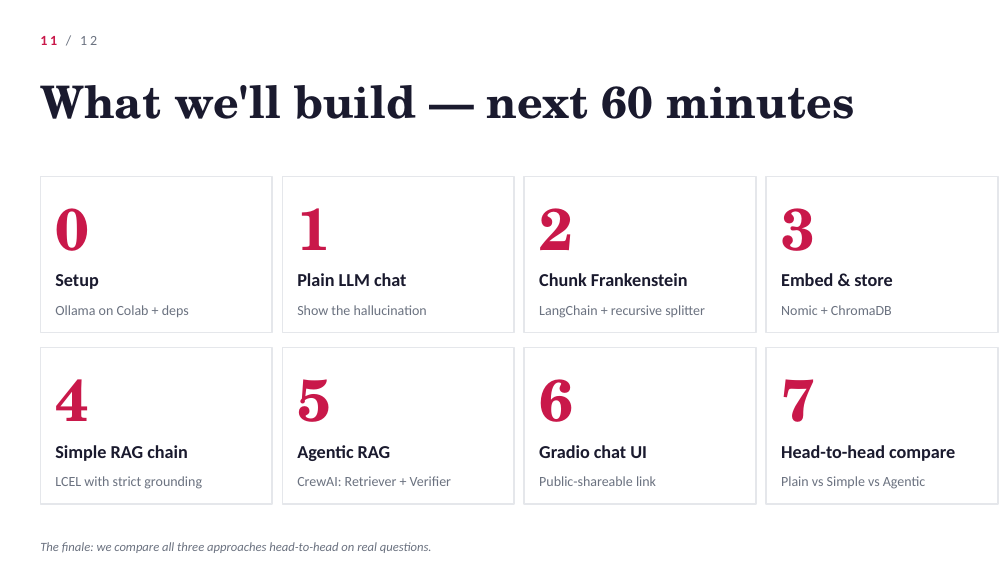
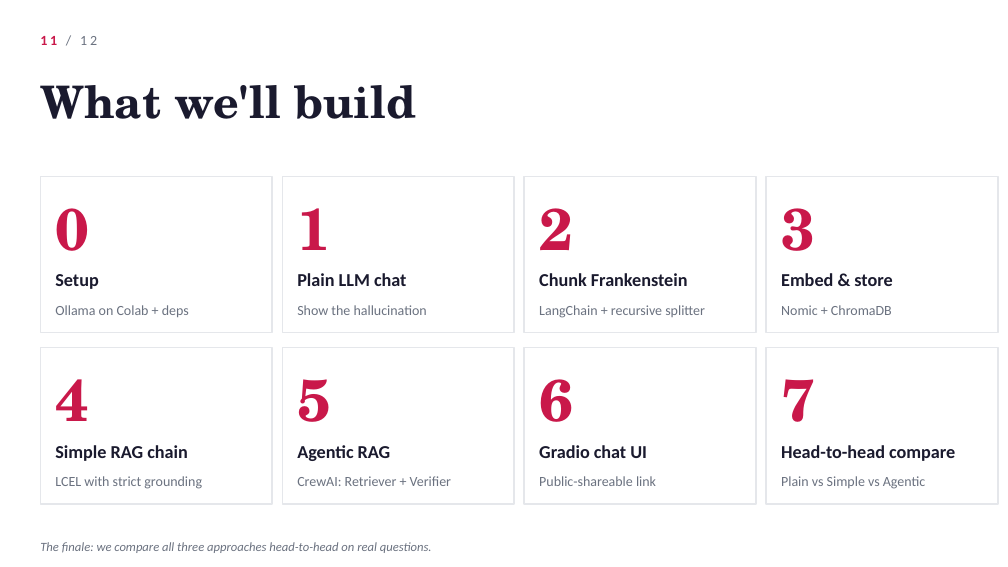
Before and after one commit to hakanotal/workshop-rag-chatbot, a slide deck: slide 11 of workshop_slides.pptx. Drawn at 1008x567 pixels with LibreOffice and Linux fonts; fonts in the diff are those of the drawing. Boxes give left, top, right and bottom in pixels: in the first picture for what was removed or moved away, otherwise in the second. Text is boxed around its words. In the diff, an @@ line names an element or a change of style, - is before the commit and + after.

```diff
--- a/workshop_slides.pptx
+++ b/workshop_slides.pptx
@@ text at <box>40,85,416,119</box>: text changed @@
-What we'll build — next 60 minutes
+What we'll build
```
Also in this commit, not shown: 3 other slides changed, 12 other files.
